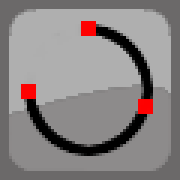
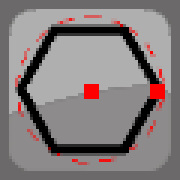
Layer changes from the first 180 × 180 image to the second:
added layer "PolygoneIns" above "Rectangle" over [15, 15, 165, 165]
hid "Arc_3Points" over [21, 21, 153, 156]
